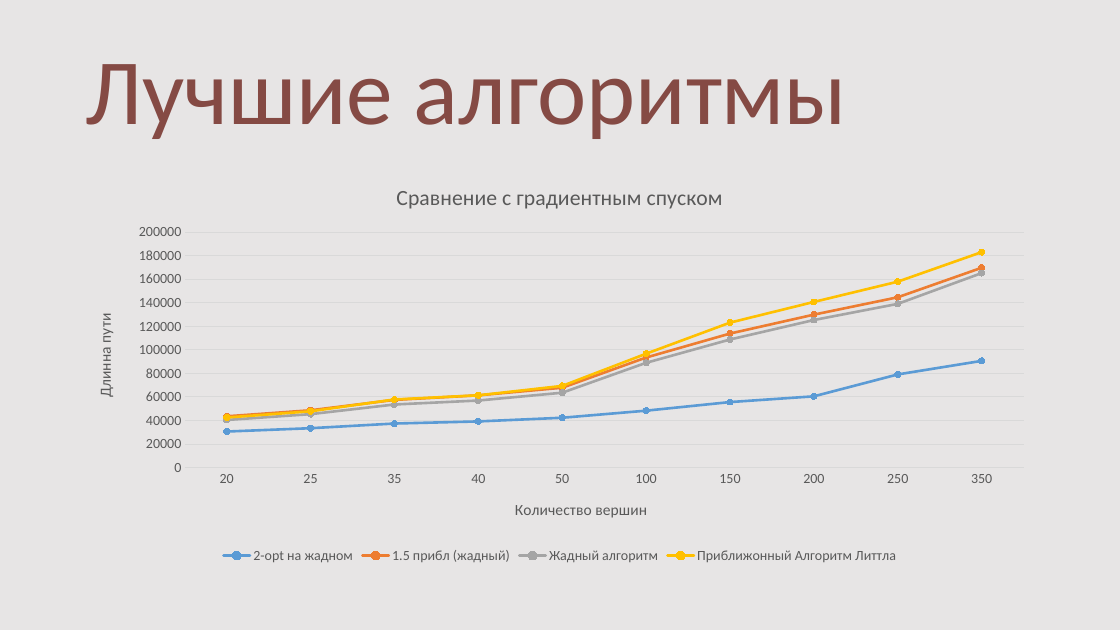
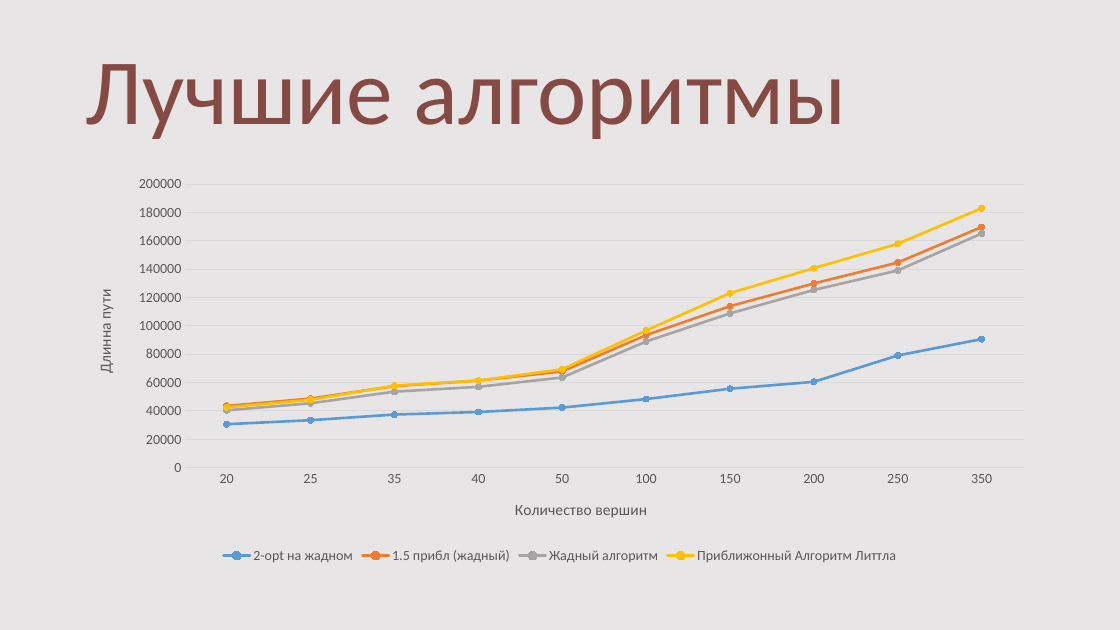
Before and after one commit to gotthit/TSPMethods, a slide deck: slide 98 of Presentation.pptx. Drawn at 1120x630 pixels with LibreOffice and Linux fonts; fonts in the diff are those of the drawing. Boxes give left, top, right and bottom in pixels: in the first picture for what was removed or moved away, otherwise in the second. Text is boxed around its words. In the diff, an @@ line names an element or a change of style, - is before the commit and + after.

Commit message:
исправил презентацию

```diff
--- a/Presentation.pptx
+++ b/Presentation.pptx
@@ line chart at (77, 168, 1044, 568) @@
@@ title "Сравнение с градиентным спуском " removed @@
```
